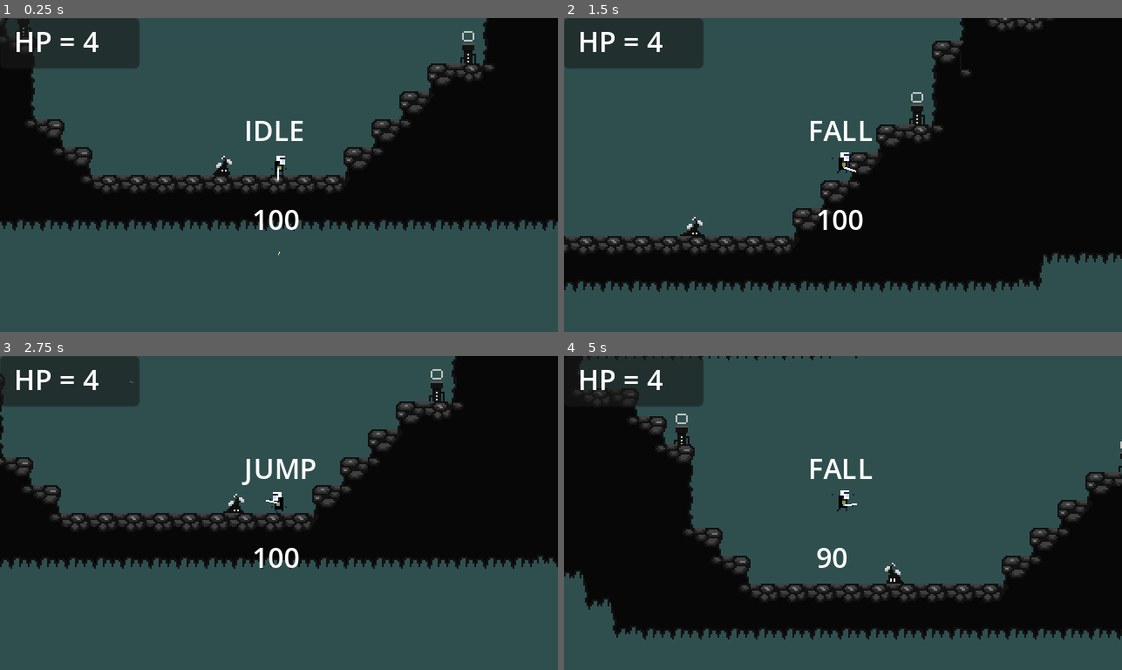
Above: before the commit, frames 1-4 (two rows, left to right).
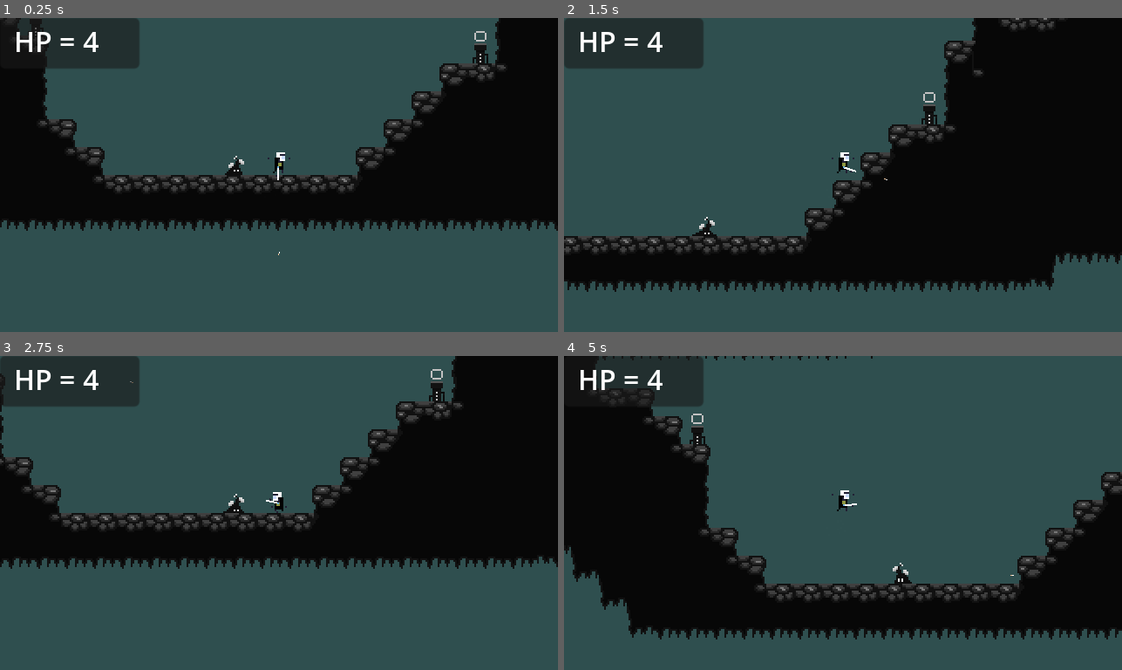
Above: after the commit, the same moments.

Repository: jsonify/Platform
Game: Godot game, scene res://World/world.tscn
Two runs of this game, one before a commit and one after it. Both use one fixed random seed, a clock stepped at 60 frames per second and the inputs below.
Inputs (mouse positions are in pixels of both pictures, inside the frame that each line leads up to):
- Up to frame 1 (0.25 s): no input
- Up to frame 2 (1.5 s): move the mouse to (815, 237) at 0.52 s; hold Right (right) from 0.53 s (still down); click (815, 237) at 0.6 s; tap Space (jump) at 0.77 s; move the mouse to (1010, 222) at 1.27 s; click (1010, 222) at 1.35 s
- Up to frame 3 (2.75 s): tap Space (jump) at 1.52 s; move the mouse to (111, 465) at 2.02 s; release Right (right) at 2.03 s; hold Left (left) from 2.03 s (still down); click (111, 465) at 2.1 s
- Up to frame 4 (5 s): move the mouse to (870, 513) at 2.77 s; click (870, 513) at 2.85 s; tap Space (jump) at 3.02, 3.77, 4.52 s; move the mouse to (759, 434) at 3.52 s; click (759, 434) at 3.6 s; move the mouse to (965, 497) at 4.27 s; release Left (left) at 4.28 s; hold Right (right) from 4.28 s (still down); click (965, 497) at 4.35 s

The runs differ from the first frame. In frame 1, 7.1% of the frame differs, in the area x 0-100%, y 0-68%; in frame 2, 6.5%; in frame 3, 0.7%; in frame 4, 8.2%, in the area x 0-100%, y 0-91%.

Commit message:
Got damage working on both Player and Enemy

Diff:
--- a/Enemies/FlowerEnemy/flower_enemy.gd
+++ b/Enemies/FlowerEnemy/flower_enemy.gd
@@ -38,11 +38,8 @@
 		animated_sprite.flip_h = not animated_sprite.flip_h
 	velocity.x = direction * speed
 
-
-func _on_hurtbox_area_entered(area):
-		stats.health -= area.damage
-# Finish this someday
-#		knockback = area.knockback_vector * 120
+func take_damage(amount:int):
+	stats.health -= amount
 
 
 func _on_timer_timeout():
--- a/Enemies/FlowerEnemy/flower_enemy.tscn
+++ b/Enemies/FlowerEnemy/flower_enemy.tscn
@@ -52,12 +52,15 @@
 [sub_resource type="RectangleShape2D" id="RectangleShape2D_51tp6"]
 size = Vector2(4, 7)
 
+[sub_resource type="RectangleShape2D" id="RectangleShape2D_vtdyt"]
+size = Vector2(14, 8)
+
 [sub_resource type="RectangleShape2D" id="RectangleShape2D_mlbbl"]
 size = Vector2(5.30303, 9)
 
 [node name="FlowerEnemy" type="CharacterBody2D"]
 collision_layer = 4
-collision_mask = 35
+collision_mask = 3
 script = ExtResource("1_dta50")
 
 [node name="AnimatedSprite2D" type="AnimatedSprite2D" parent="."]
@@ -81,13 +84,17 @@
 target_position = Vector2(0, 3)
 
 [node name="Hitbox" parent="." instance=ExtResource("3_suuxa")]
+collision_layer = 2
+collision_mask = 64
 
-[node name="CollisionPolygon2D" type="CollisionPolygon2D" parent="Hitbox"]
-polygon = PackedVector2Array(-6, 0, -3, -5, -3, -8, 0, -12, 2, -9, 2, -5, 5, 0)
+[node name="CollisionPolygon2D" type="CollisionShape2D" parent="Hitbox"]
+position = Vector2(0, -4)
+shape = SubResource("RectangleShape2D_vtdyt")
 
 [node name="Hurtbox" parent="." instance=ExtResource("4_stfex")]
 scale = Vector2(1.32, 1)
-collision_layer = 0
+collision_layer = 128
+collision_mask = 0
 
 [node name="CollisionShape2D" parent="Hurtbox" index="0"]
 position = Vector2(-0.378788, -4.5)
@@ -98,7 +105,7 @@
 one_shot = true
 
 [node name="Stats" parent="." instance=ExtResource("5_0nrnf")]
-max_health = 4
+max_health = 2
 
 [connection signal="area_entered" from="Hurtbox" to="." method="_on_hurtbox_area_entered"]
 [connection signal="timeout" from="Timer" to="." method="_on_timer_timeout"]
--- a/Overlaps/hitbox.gd
+++ b/Overlaps/hitbox.gd
@@ -7,15 +7,21 @@
 @export var damage = 1
 
 func _on_body_entered(body):
-	if body is Player:
-		body.knockback(position.x)
-		body.health -= damage_amount
-		emit_signal("player_hit", damage_amount)
-
-		# Stop the enemy's hitbox from continuosly damaging the player
-		$Timer.start()
-		set_collision_mask_value(2, false)
-
+#	if body is Player:
+#		body.knockback(position.x)
+#		body.health -= damage_amount
+#		emit_signal("player_hit", damage_amount)
+#
+#		# Stop the enemy's hitbox from continuosly damaging the player
+#		$Timer.start()
+#		set_collision_mask_value(2, false)
+	print("hit the player")
 
 func _on_timer_timeout():
 	set_collision_mask_value(2, true)
+
+
+func _on_area_entered(area):
+	print("hit the player's hurtbox")
+	var player = area.get_parent()
+	player.take_damage(damage)
--- a/Overlaps/hitbox.tscn
+++ b/Overlaps/hitbox.tscn
@@ -9,5 +9,6 @@
 
 [node name="Timer" type="Timer" parent="."]
 
+[connection signal="area_entered" from="." to="." method="_on_area_entered"]
 [connection signal="body_entered" from="." to="." method="_on_body_entered"]
 [connection signal="timeout" from="Timer" to="." method="_on_timer_timeout"]
--- a/Player/player.gd
+++ b/Player/player.gd
@@ -25,19 +25,24 @@
 
 var player_knockback = Vector2.ZERO
 
-var debug_enabled_status := true
+var debug_enabled_status := false
 var state = states.FALL
 var direction := "right"
 var health
+var stats := PlayerStats
 
 var gravity = ProjectSettings.get_setting("physics/2d/default_gravity")
 
 
 func _ready():
 	SaveLoad.load_data()
+	stats.no_health.connect(player_die_2)
 	jetpack_enabled = SaveLoad.data["player"]["jetpack_enabled"]
 	health = SaveLoad.data["player"]["max_health"]
 
+
+func player_die_2():
+	queue_free()
 
 func _process(delta):
 	pass
@@ -212,7 +217,13 @@
 	sprite.flip_h = true
 #	$HitboxPosition.rotation_degrees = 180
 
-
+func take_damage(amount:int):
+	stats.health -= amount
 
 func _on_timer_timeout():
 	set_modulate(Color(1,1,1,1))
+
+
+func _on_hurtbox_area_entered(area):
+	stats.health -= 1
+	print("from player's hurtbox")
--- a/Player/player.tscn
+++ b/Player/player.tscn
@@ -1,10 +1,11 @@
-[gd_scene load_steps=14 format=3 uid="uid://bari1lr08e12f"]
+[gd_scene load_steps=16 format=3 uid="uid://bari1lr08e12f"]
 
 [ext_resource type="Script" path="res://Player/player.gd" id="1_rwnf5"]
 [ext_resource type="Texture2D" uid="uid://7m4at8v8njym" path="res://Assets/Player/hero_base_NO-WEAPON_24x36.png" id="2_lm5k7"]
 [ext_resource type="Script" path="res://Player/Gun.gd" id="3_k8qln"]
 [ext_resource type="Texture2D" uid="uid://bcfw6nnshpnkv" path="res://Assets/Weapons/gun1.png" id="4_2dt4m"]
 [ext_resource type="PackedScene" uid="uid://b66s7rl1qv047" path="res://Weapons/bullet.tscn" id="5_26806"]
+[ext_resource type="PackedScene" uid="uid://c686xsjomcik4" path="res://Overlaps/hurtbox.tscn" id="6_2gbnw"]
 
 [sub_resource type="RectangleShape2D" id="RectangleShape2D_c6wdv"]
 size = Vector2(5, 9)
@@ -119,9 +120,13 @@
 "Thrust": SubResource("Animation_46pvq")
 }
 
+[sub_resource type="CapsuleShape2D" id="CapsuleShape2D_8d4hn"]
+radius = 4.0
+height = 12.0
+
 [node name="Player" type="CharacterBody2D"]
 collision_layer = 2
-collision_mask = 5
+collision_mask = 129
 script = ExtResource("1_rwnf5")
 jetpack_enabled = true
 
@@ -161,10 +166,20 @@
 position = Vector2(9.22943, 0.521421)
 
 [node name="Bullet" parent="Gun" instance=ExtResource("5_26806")]
-collision_layer = 0
-collision_mask = 4
+collision_mask = 0
 
 [node name="Timer" type="Timer" parent="."]
 one_shot = true
 
+[node name="Hurtbox" parent="." instance=ExtResource("6_2gbnw")]
+collision_layer = 64
+collision_mask = 0
+
+[node name="CollisionShape2D" parent="Hurtbox" index="0"]
+position = Vector2(0, -6)
+shape = SubResource("CapsuleShape2D_8d4hn")
+
 [connection signal="timeout" from="Timer" to="." method="_on_timer_timeout"]
+[connection signal="area_entered" from="Hurtbox" to="." method="_on_hurtbox_area_entered"]
+
+[editable path="Hurtbox"]
--- /dev/null
+++ b/Player/player_stats.tscn
@@ -0,0 +1,6 @@
+[gd_scene load_steps=2 format=3 uid="uid://dluvhghqx1qv8"]
+
+[ext_resource type="PackedScene" uid="uid://bs2fbdyet02kr" path="res://Utility/stats.tscn" id="1_l3clm"]
+
+[node name="PlayerStats" instance=ExtResource("1_l3clm")]
+max_health = 5
--- a/Weapons/bullet.gd
+++ b/Weapons/bullet.gd
@@ -24,6 +24,14 @@
 	queue_free()
 
 
-
 func _on_timer_timeout():
 	queue_free()
+
+
+func _on_area_entered(area):
+	var enemy = area.get_parent()
+	print(enemy.name)
+	if "FlowerEnemy" in enemy.name:
+		print(enemy.name)
+	enemy.take_damage(damage)
+#	enemy.queue_free()
--- a/Weapons/bullet.tscn
+++ b/Weapons/bullet.tscn
@@ -8,6 +8,8 @@
 height = 4.0
 
 [node name="Bullet" type="Area2D"]
+collision_layer = 0
+collision_mask = 128
 script = ExtResource("1_kdpk3")
 
 [node name="Sprite2D" type="Sprite2D" parent="."]
@@ -24,6 +26,7 @@
 
 [node name="Timer" type="Timer" parent="."]
 
+[connection signal="area_entered" from="." to="." method="_on_area_entered"]
 [connection signal="body_entered" from="." to="." method="_on_body_entered"]
 [connection signal="screen_exited" from="VisibleOnScreenNotifier2D" to="." method="_on_visible_on_screen_notifier_2d_screen_exited"]
 [connection signal="timeout" from="Timer" to="." method="_on_timer_timeout"]
--- a/World/world.tscn
+++ b/World/world.tscn
@@ -16,7 +16,7 @@
 
 [node name="Player" parent="." instance=ExtResource("2_wg2sf")]
 z_index = 10
-position = Vector2(187, 136)
+position = Vector2(180, 131)
 
 [node name="TileMap" parent="." instance=ExtResource("2_bugb8")]
 
--- a/project.godot
+++ b/project.godot
@@ -19,6 +19,7 @@
 
 Events="*res://World/events.gd"
 SaveLoad="*res://Singleton/save_load.gd"
+PlayerStats="*res://Player/player_stats.tscn"
 
 [display]
 
@@ -67,6 +68,8 @@
 2d_physics/layer_4="Other"
 2d_physics/layer_5="Power Up"
 2d_physics/layer_6="Bullet"
+2d_physics/layer_7="Player Hurtbox"
+2d_physics/layer_8="Enemy Hurtbox"
 
 [rendering]
 
Not shown: 1 places in Enemies/FlowerEnemy/flower_enemy.tscn that only renumber resources
